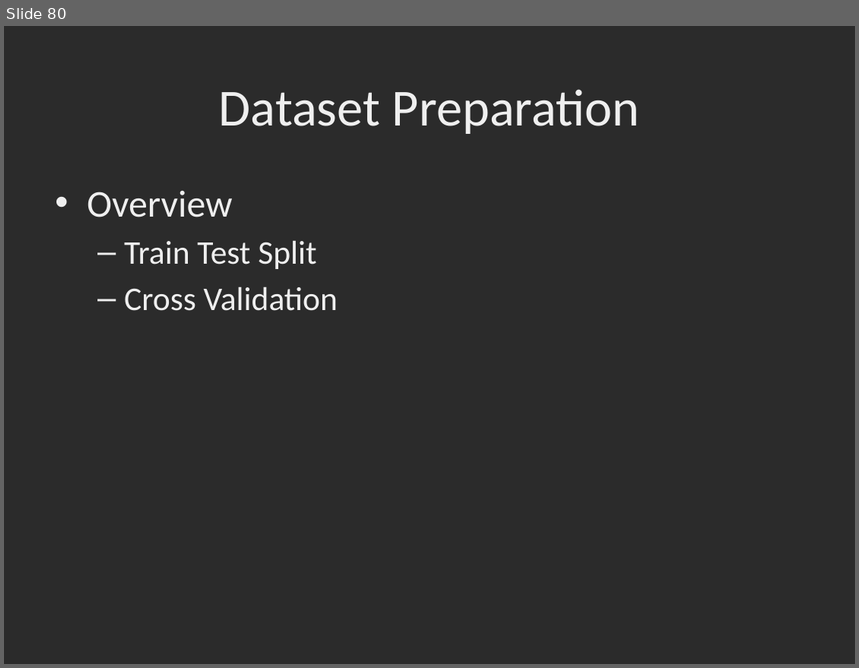
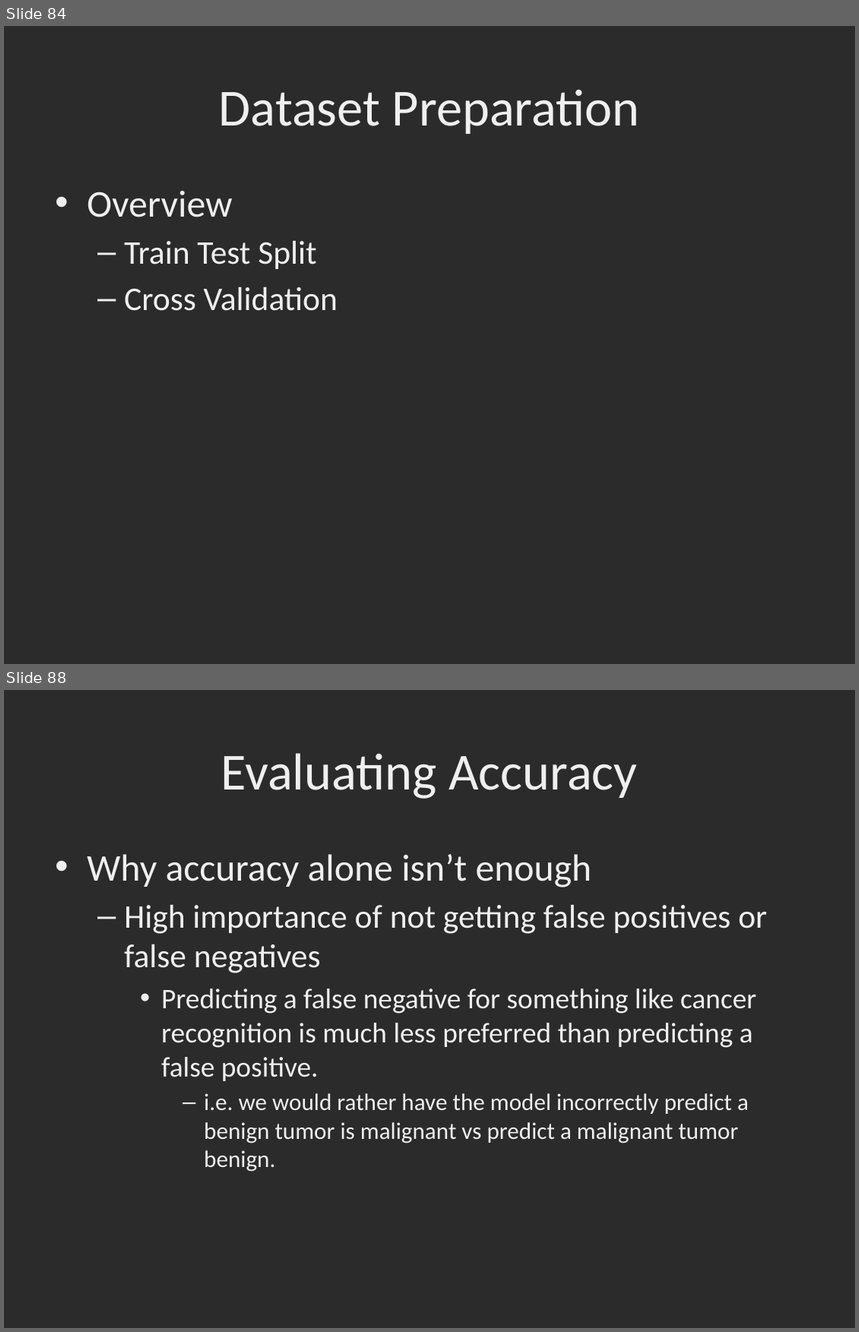
Before and after one commit to dbowmans46/PracticalProgramming, a slide deck: Session 7 - Python/Instructional Material/Session 7 - Python Brief Intro to Machine Learning with Scikit Learn.pptx. Shown one above the other, each under a label of ours: slide 80 before the commit, slides 84 and 88 after it; the slides between them are not shown. The pictures are 859x668 and 859x1332 pixels, drawn with LibreOffice and Linux fonts; fonts in the diff are those of the drawing; background and template pictures are left out; a plain dark background stands for a picture behind light text. Boxes give left, top, right and bottom in pixels: in the first picture for what was removed or moved away, otherwise in the second. Text is boxed around its words. In the diff, an @@ line names an element or a change of style, - is before the commit and + after.

Commit message:
Model evaluation slides added, added additional decision tree slides.

```diff
--- a/Session 7 - Python/Instructional Material/Session 7 - Python Brief Intro to Machine Learning with Scikit Learn.pptx
+++ b/Session 7 - Python/Instructional Material/Session 7 - Python Brief Intro to Machine Learning with Scikit Learn.pptx
@@ slide 88 added at bbox=[4, 690, 855, 1328], background picture (left out) @@
@@ title added at bbox=[221, 753, 637, 799], 44 pt, text #EFEFEF @@
+Evaluating Accuracy
@@ text added at bbox=[87, 854, 767, 1172], 24 pt, text #EFEFEF @@
+• Why accuracy alone isn’t enough
+  – High importance of not getting false positives or false negatives
+    • Predicting a false negative for something like cancer recognition is much less preferred than predicting a false positive.
+      – i.e. we would rather have the model incorrectly predict a benign tumor is malignant vs predict a malignant tumor benign.
@@ what was slide 80 is now slide 84 @@
```
Also in this commit, not shown: 3 slides changed, 26 other slides added.
